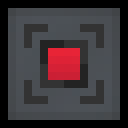
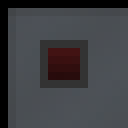
Before/after of a 128 × 128 layered artwork. What changed in the layer stack:
hid "Border Bottom" over [8, 120, 128, 128]
hid "Border Right" over [120, 8, 128, 128]
hid "Border Bottom Dark" over [8, 112, 128, 120]
hid "Border Right Dark" over [112, 8, 120, 128]
added layer "Redstone Inactive" above "IO copy" over [40, 40, 88, 88]
hid "IO copy" over [24, 24, 104, 104]
